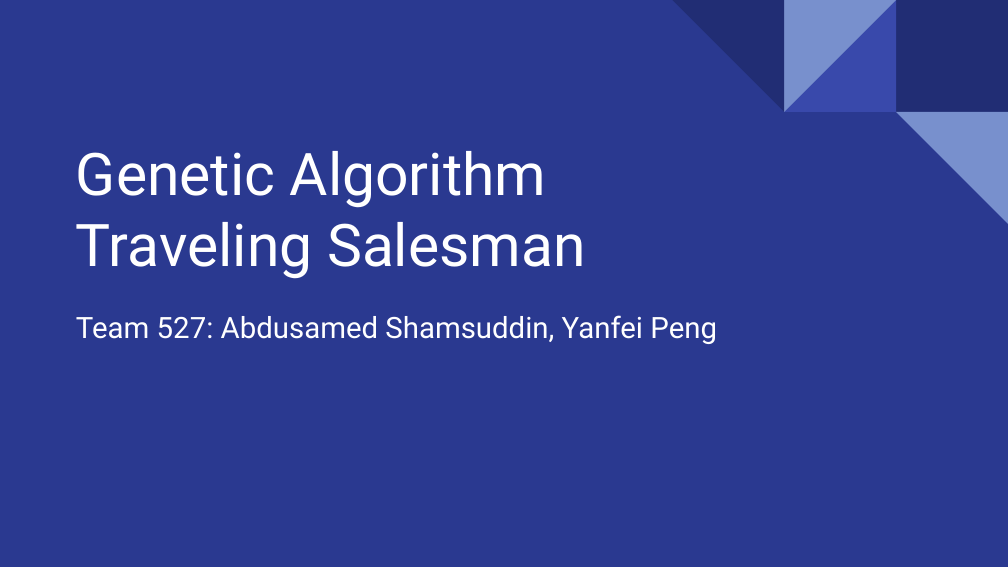
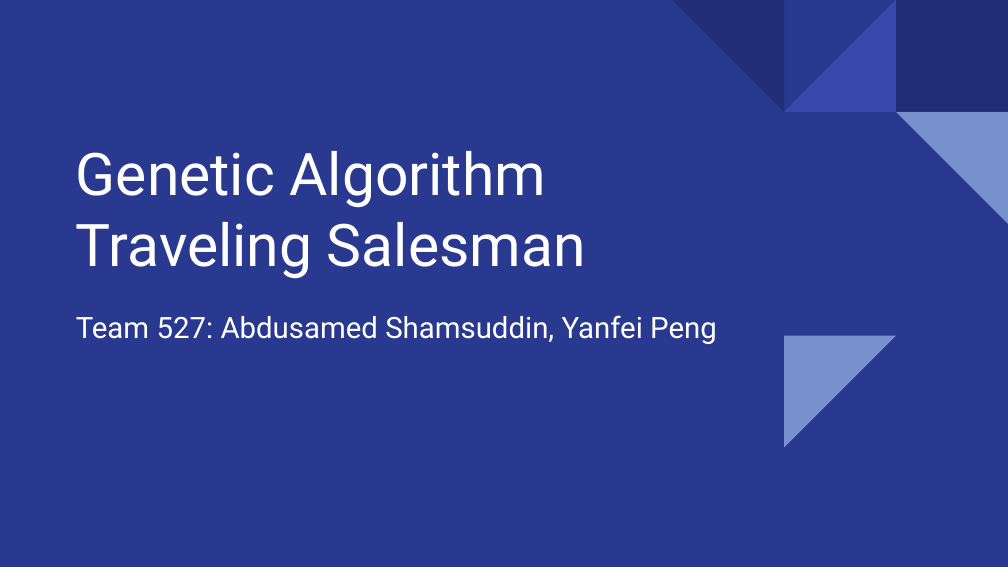
Before and after one commit to FatCache/INFO6205-527-Genetic_Algorithm, a slide deck: slide 1 of Report.pptx. Drawn at 1008x567 pixels with LibreOffice and Linux fonts; fonts in the diff are those of the drawing. Boxes give left, top, right and bottom in pixels: in the first picture for what was removed or moved away, otherwise in the second. Text is boxed around its words. In the diff, an @@ line names an element or a change of style, - is before the commit and + after.

```diff
--- a/Report.pptx
+++ b/Report.pptx
@@ right triangle: place and size @@
-right triangle at bbox=[784, 0, 896, 112]
+right triangle at bbox=[784, 336, 896, 448]
```
Also in this commit, not shown: 9 other slides changed.
